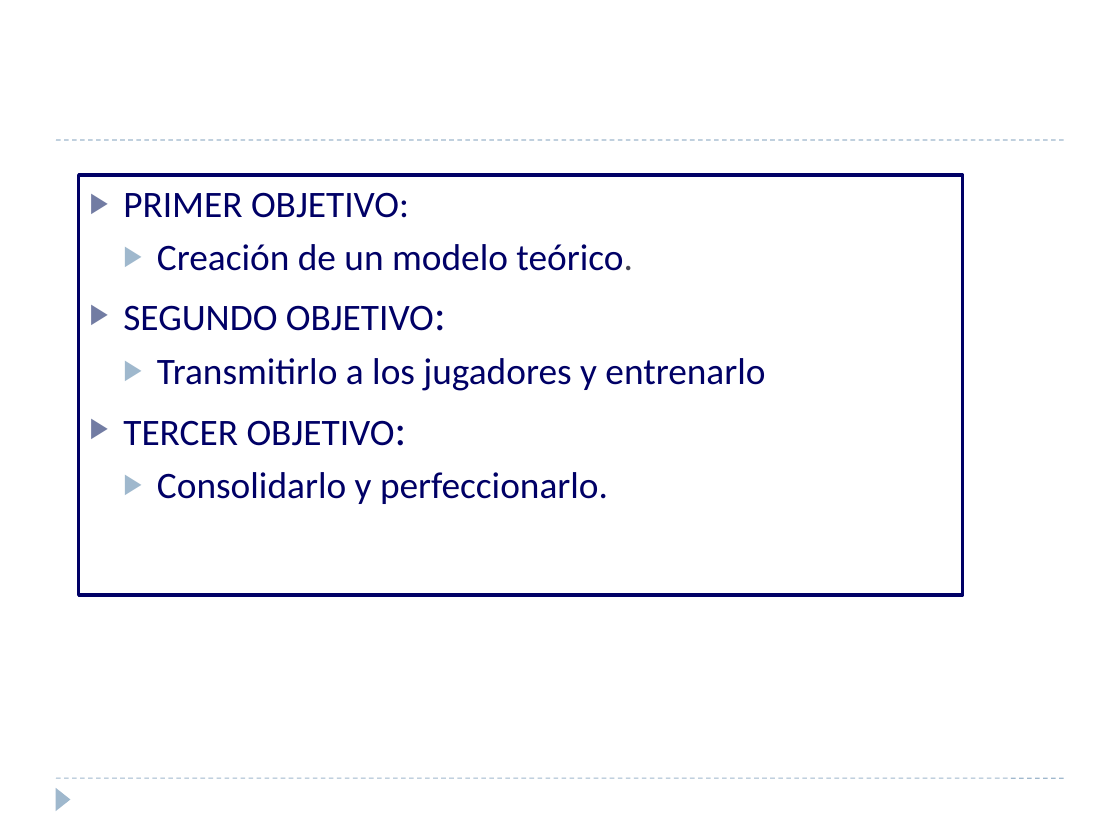
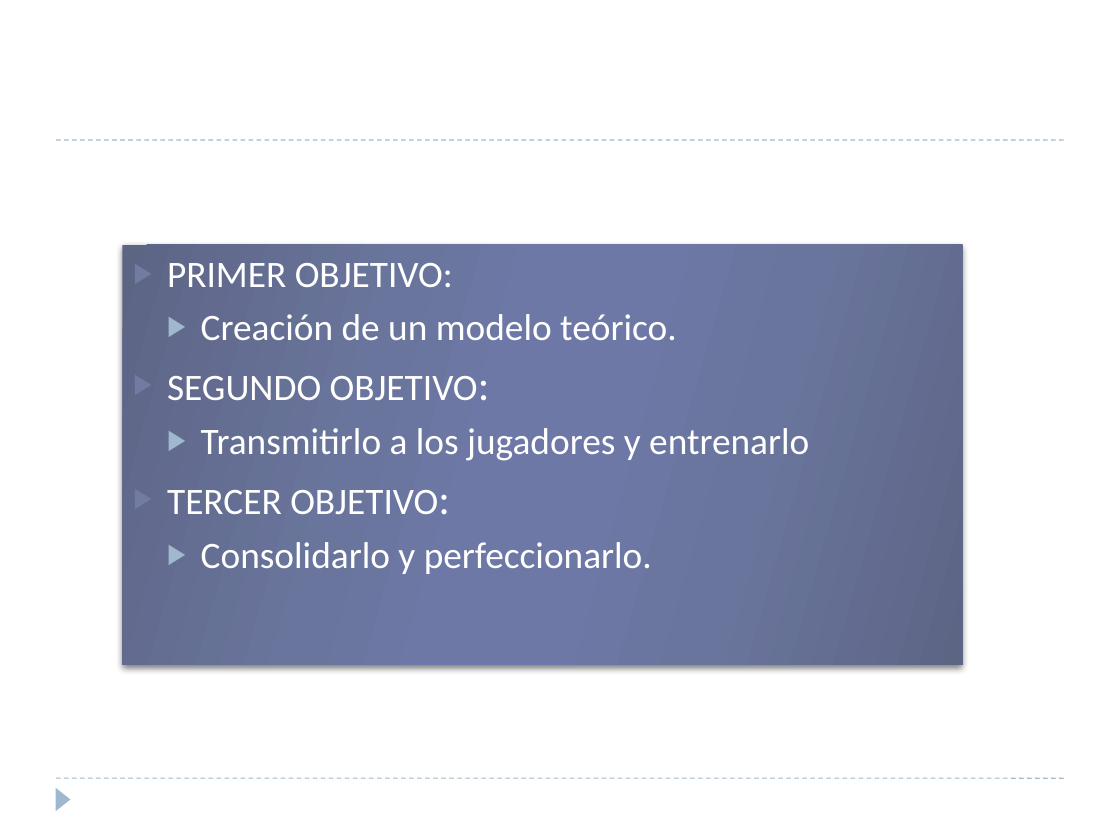
Before and after one commit to jahama/lbh_planificacion_temp_2011-12, a slide deck: slide 2 of ataque/modelo-juego-ofensivo.pptx. Drawn at 1120x840 pixels with LibreOffice and Linux fonts; fonts in the diff are those of the drawing. Boxes give left, top, right and bottom in pixels: in the first picture for what was removed or moved away, otherwise in the second. Text is boxed around its words. In the diff, an @@ line names an element or a change of style, - is before the commit and + after.

```diff
--- a/ataque/modelo-juego-ofensivo.pptx
+++ b/ataque/modelo-juego-ofensivo.pptx
@@ rectangle "PRIMER OBJETIVO:": place and size @@
-rectangle "PRIMER OBJETIVO:" at [78, 175, 962, 595]
+rectangle "PRIMER OBJETIVO:" at [122, 245, 962, 665]
@@ rectangle "PRIMER OBJETIVO:" at [122, 245, 962, 665]: text colour #000066 to #FFFFFF; text colour #464653 to #FFFFFF in "teórico."; fill none to gradient #5D6585 to #6B759E to #6E79A7; outline #000066 2.25 pt to none; shadow on @@
```
Also in this commit, not shown: 6 other slides changed, 20 slides added, 2 other files.
